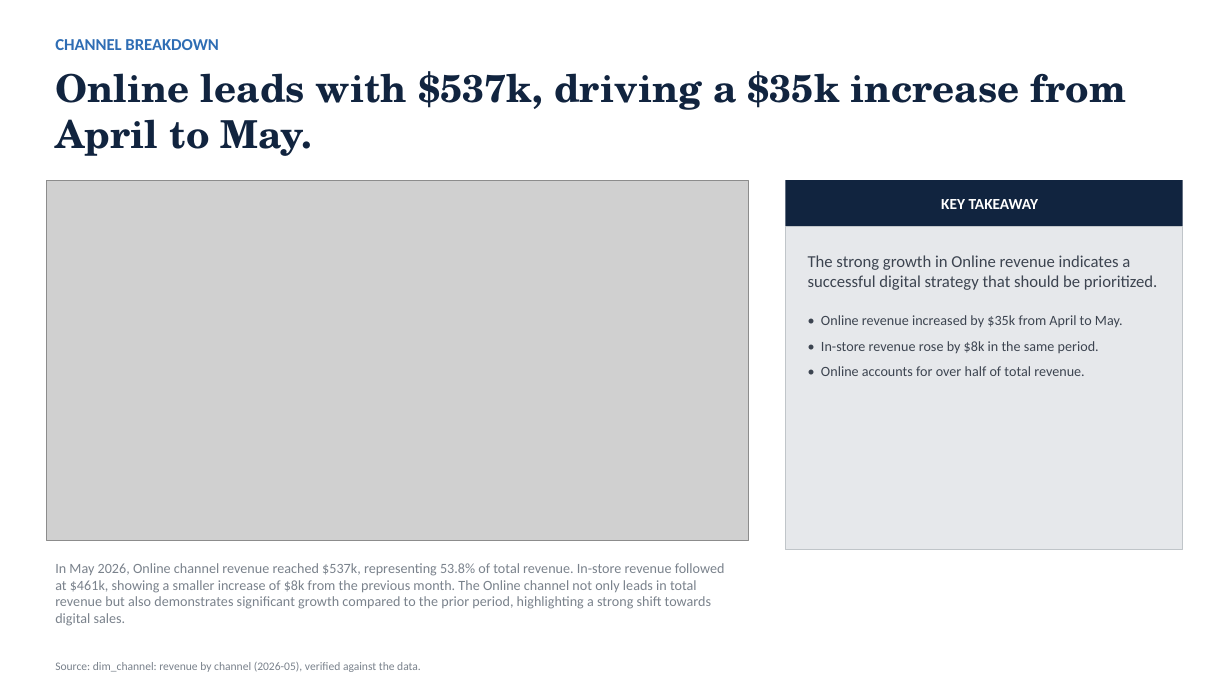
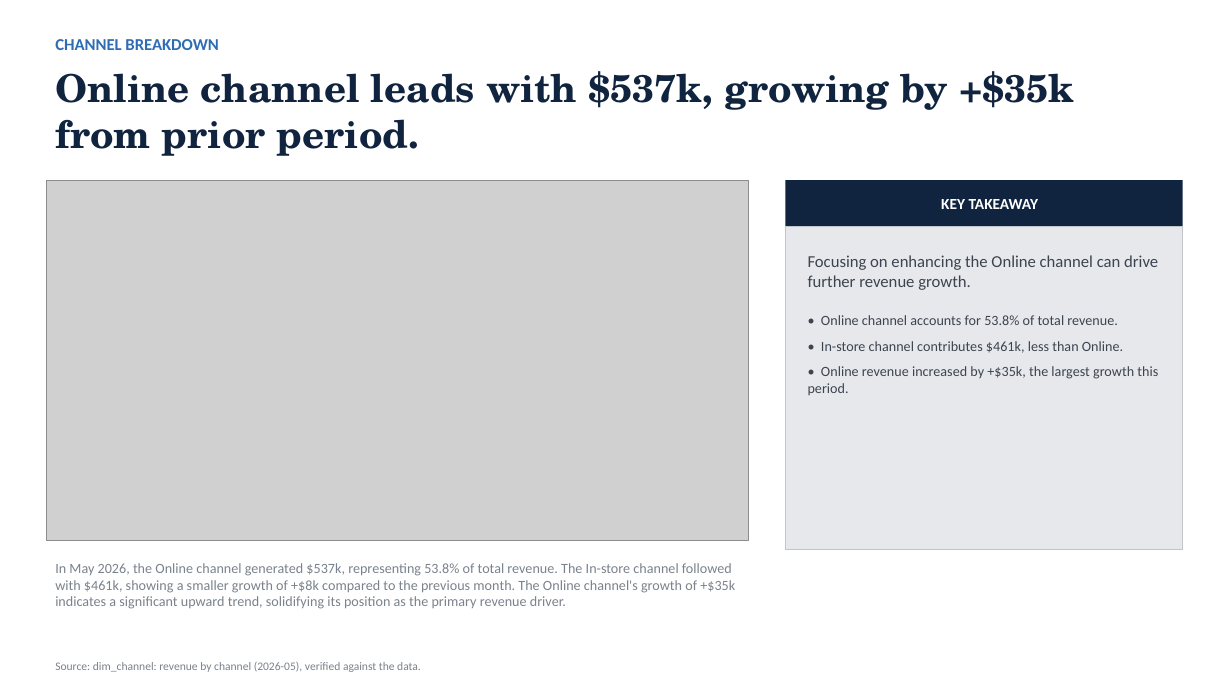
Before and after one commit to AronSarosi/ai-report-generator, a slide deck: slide 5 of app/examples/retail_sales/report.pptx. Drawn at 1232x693 pixels with LibreOffice and Linux fonts; fonts in the diff are those of the drawing; grey boxes stand for pictures. Boxes give left, top, right and bottom in pixels: in the first picture for what was removed or moved away, otherwise in the second. Text is boxed around its words. In the diff, an @@ line names an element or a change of style, - is before the commit and + after.

```diff
--- a/app/examples/retail_sales/report.pptx
+++ b/app/examples/retail_sales/report.pptx
@@ text at bbox=[55, 71, 1074, 156]: text changed @@
-Online leads with $537k, driving a $35k increase from April to May.
+Online channel leads with $537k, growing by +$35k from prior period.
@@ text in rectangle at bbox=[808, 255, 1158, 395]: text changed @@
-The strong growth in Online revenue indicates a successful digital strategy that should be prioritized.
-• Online revenue increased by $35k from April to May.
-• In-store revenue rose by $8k in the same period.
-• Online accounts for over half of total revenue.
+Focusing on enhancing the Online channel can drive further revenue growth.
+• Online channel accounts for 53.8% of total revenue.
+• In-store channel contributes $461k, less than Online.
+• Online revenue increased by +$35k, the largest growth this period.
@@ text at bbox=[55, 563, 735, 609]: text changed @@
-In May 2026, Online channel revenue reached $537k, representing 53.8% of total revenue. In-store revenue followed at $461k, showing a smaller increase of $8k from the previous month. The Online channel not only leads in total revenue but also demonstrates significant growth compared to the prior period, highlighting a strong shift towards digital sales.
+In May 2026, the Online channel generated $537k, representing 53.8% of total revenue. The In-store channel followed with $461k, showing a smaller growth of +$8k compared to the previous month. The Online channel's growth of +$35k indicates a significant upward trend, solidifying its position as the primary revenue driver.
```
Also in this commit, not shown: 7 other slides changed, 46 other files.
